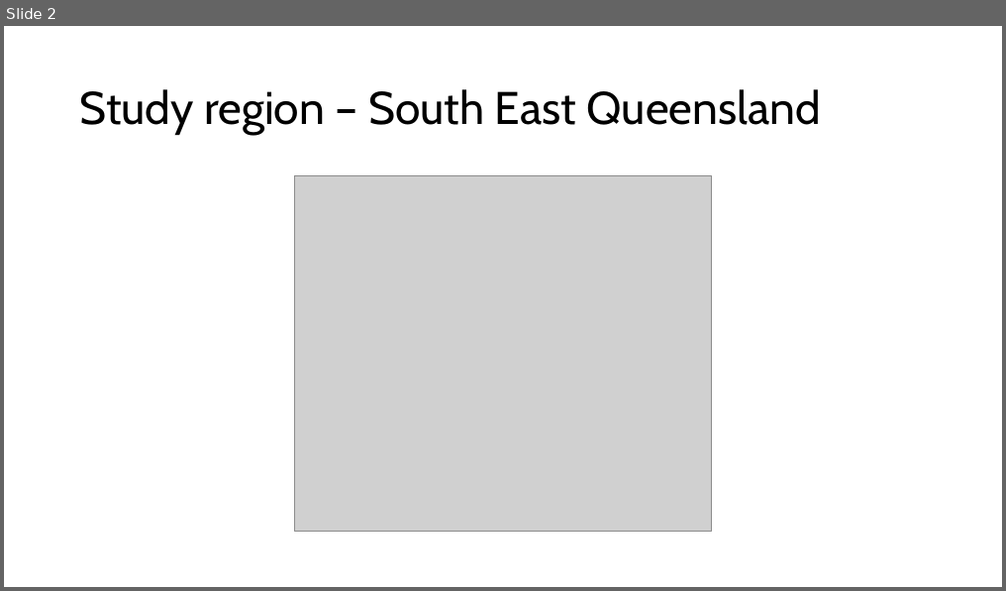
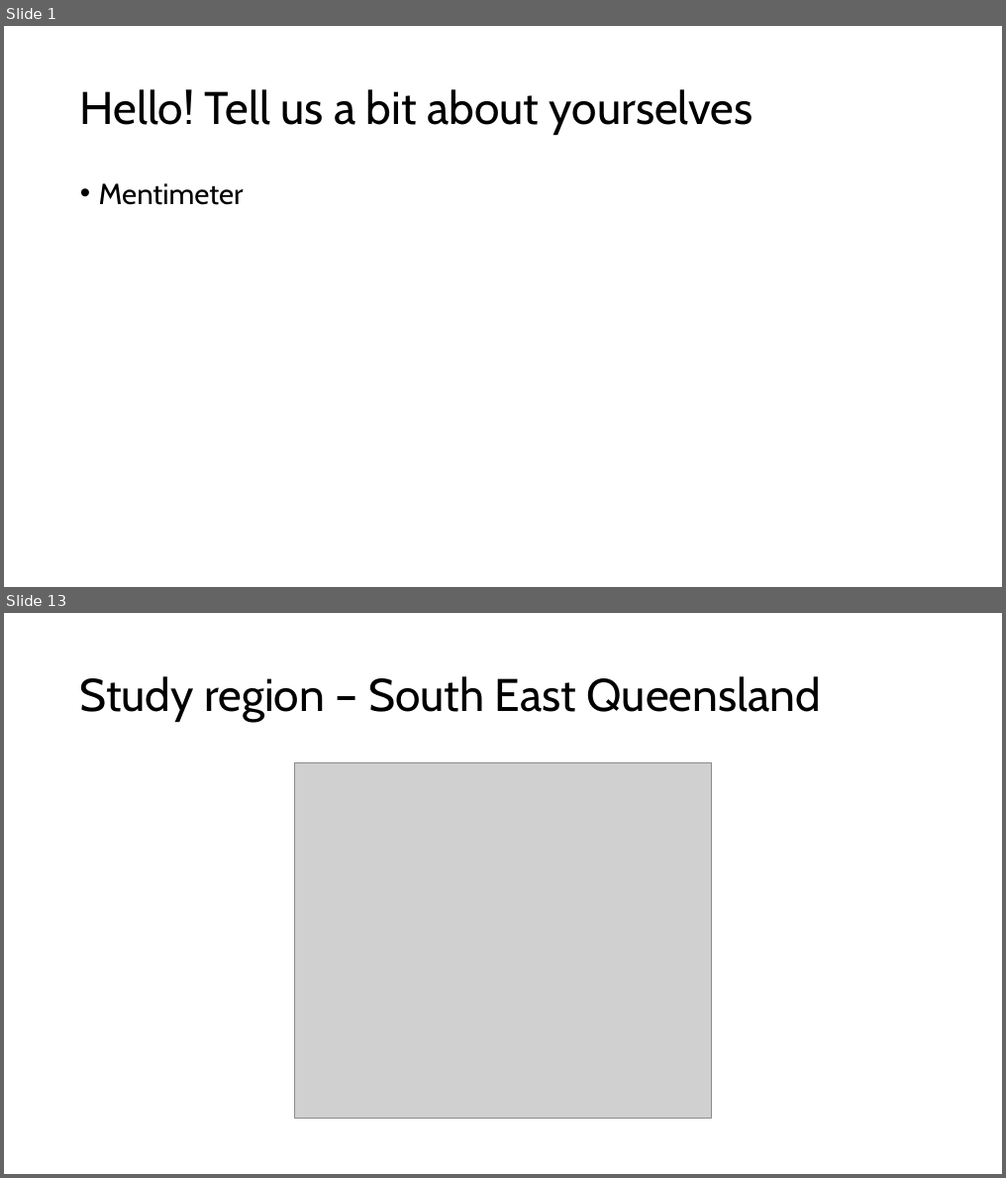
Before and after one commit to patch105/ICCB_koala_sdm, a slide deck: ICC_koala_sdm_slides.pptx. Shown one above the other, each under a label of ours: slide 2 before the commit, slides 1 and 13 after it; the slides between them are not shown. The pictures are 1006x591 and 1006x1178 pixels, drawn with LibreOffice and Linux fonts; fonts in the diff are those of the drawing; grey boxes stand for pictures. Boxes give left, top, right and bottom in pixels: in the first picture for what was removed or moved away, otherwise in the second. Text is boxed around its words. In the diff, an @@ line names an element or a change of style, - is before the commit and + after.

```diff
--- a/ICC_koala_sdm_slides.pptx
+++ b/ICC_koala_sdm_slides.pptx
@@ slide 1 added at (x1=4, y1=26, x2=1002, y2=587), background #FFFFFF @@
@@ title added at (x1=80, y1=89, x2=753, y2=135), 44 pt, text #000000 @@
+Hello! Tell us a bit about yourselves
@@ text added at (x1=99, y1=183, x2=244, y2=205), 28 pt, text #000000 @@
+• Mentimeter
@@ what was slide 2 is now slide 13 @@
```
Also in this commit, not shown: 11 other slides added, 1 slide removed.
